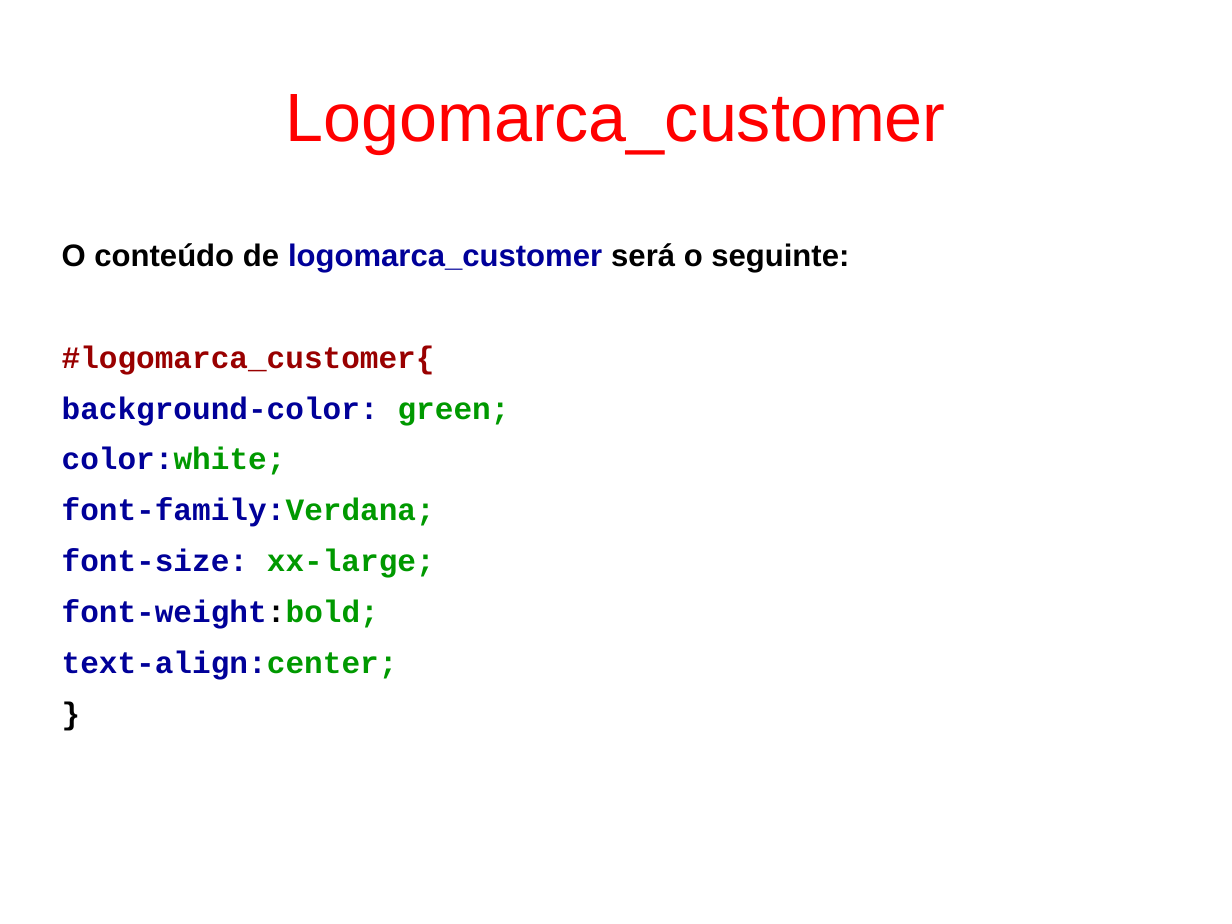
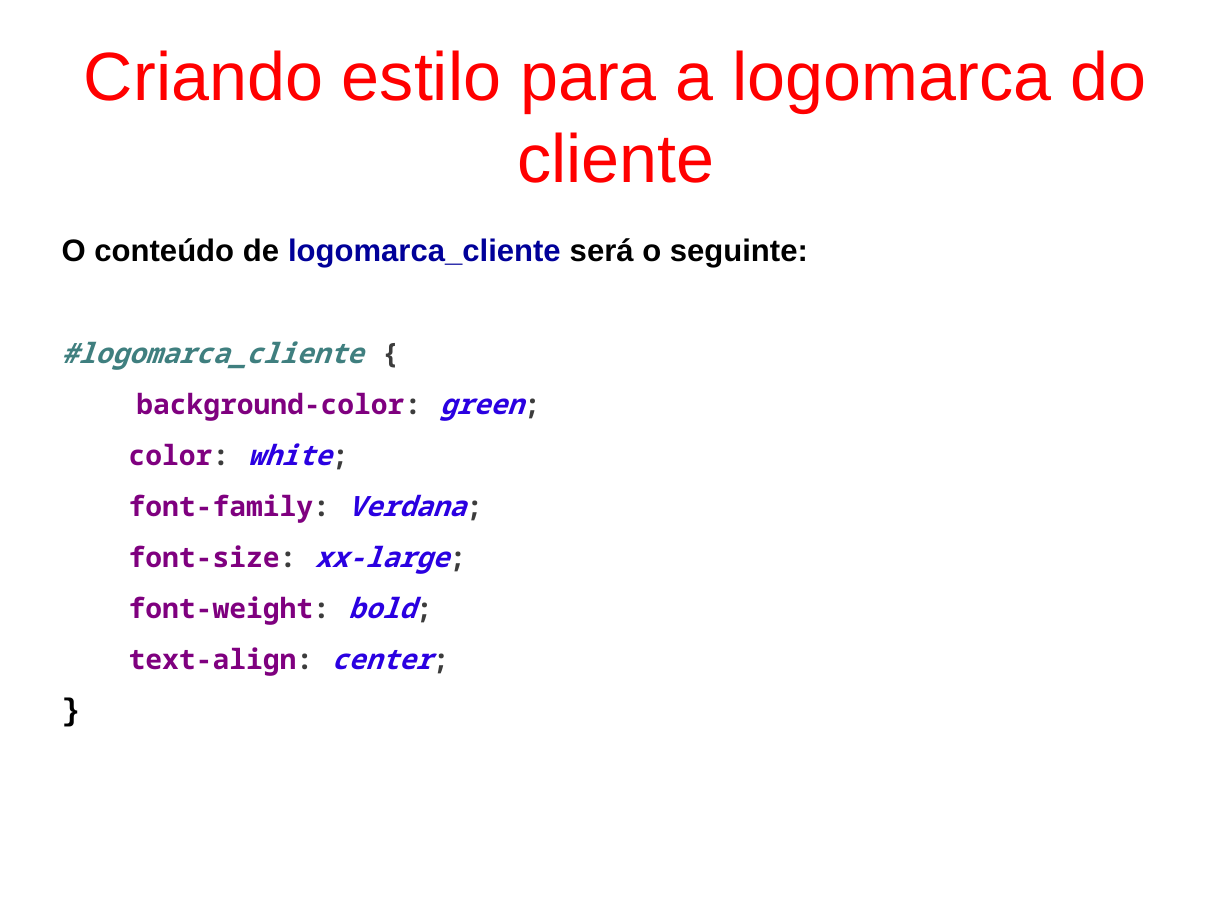
Before and after one commit to fgsl/lojasacme, a slide deck: slide 52 of docs/tutorial.odp. Drawn at 1232x924 pixels with LibreOffice and Linux fonts; fonts in the diff are those of the drawing. Boxes give left, top, right and bottom in pixels: in the first picture for what was removed or moved away, otherwise in the second. Text is boxed around its words. In the diff, an @@ line names an element or a change of style, - is before the commit and + after.

Commit message:
Corrige a parte de estilos da documentação #9

```diff
--- a/docs/tutorial.odp
+++ b/docs/tutorial.odp
@@ title at (x1=84, y1=50, x2=1146, y2=183): text changed @@
-Logomarca_customer
+Criando estilo para a logomarca do cliente
@@ text at (x1=62, y1=238, x2=808, y2=370): text changed @@
-O conteúdo de logomarca_customer será o seguinte:
-#logomarca_customer{
+O conteúdo de logomarca_cliente será o seguinte:
+#logomarca_cliente {
@@ text at (x1=129, y1=392, x2=524, y2=574): size 20 to 18 pt, font Courier New to Noto Sans Mono in "background-color: green;", "font-size: xx-large;"; text colour #000099 to #7F007F, text colour #000099 to #3C3C3C in "background-color:", "font-size:"; text colour #009900 to #2A00E1, text colour #009900 to #3C3C3C, italic on in "green;", "xx-large;" @@
@@ text at (x1=129, y1=443, x2=465, y2=523): text changed; size 20 to 18 pt; font Courier New to Noto Sans Mono; text colour #000099 to #7F007F @@
-color:white;
-font-family:Verdana;
+color: white;
+font-family: Verdana;
@@ text at (x1=129, y1=596, x2=433, y2=676): text changed; size 20 to 18 pt; font Courier New to Noto Sans Mono; text colour #000099 to #7F007F @@
-font-weight:bold;
-text-align:center;
+font-weight: bold;
+text-align: center;
```
Also in this commit, not shown: 9 other slides changed, 3 slides added, 2 slides removed, 4 other files.
